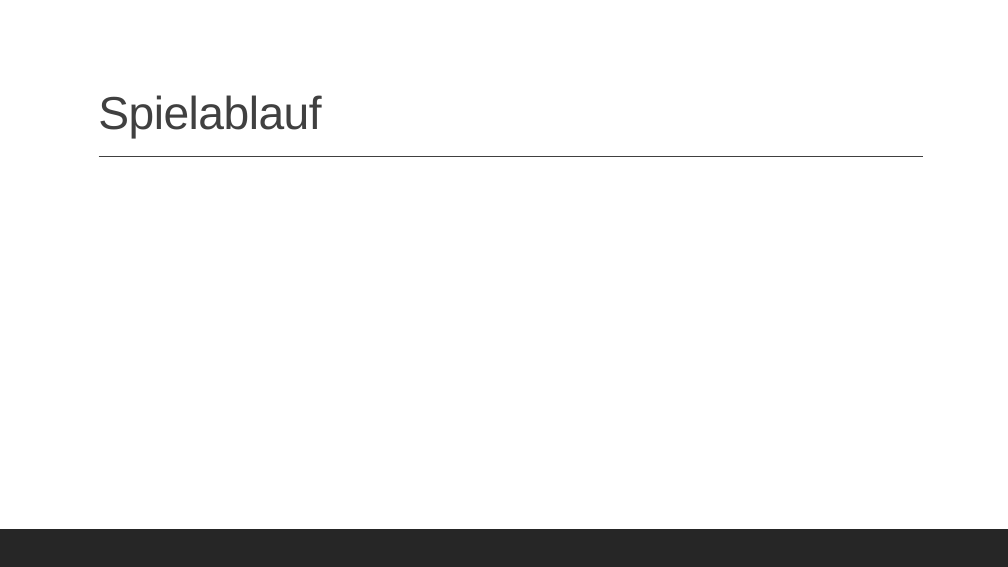
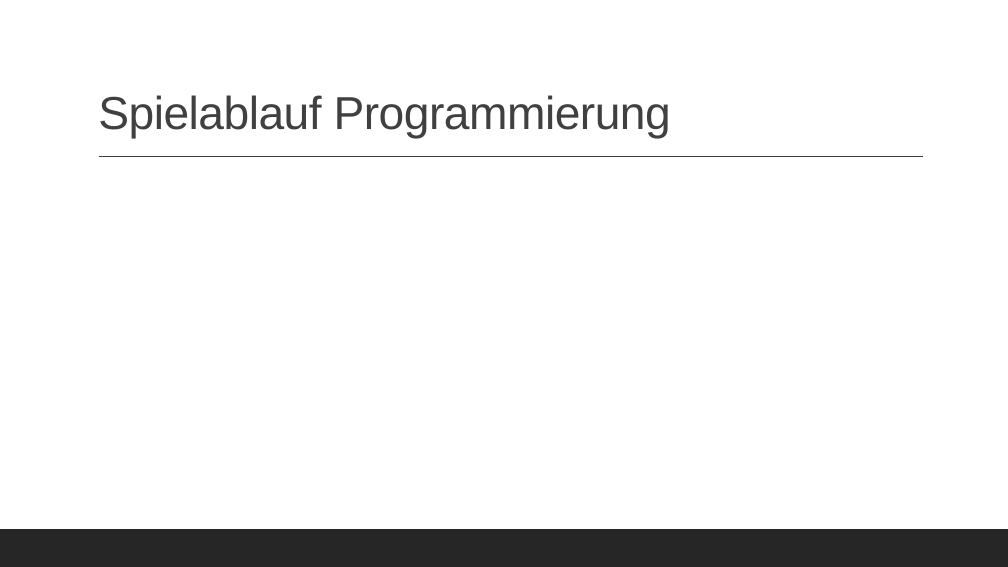
Before and after one commit to KraupaMario/DV-Projekt, a slide deck: slide 6 of 4_Praesentation/DV-Projekt.pptx (slide 4 before the commit). Drawn at 1008x567 pixels with LibreOffice and Linux fonts; fonts in the diff are those of the drawing. Boxes give left, top, right and bottom in pixels: in the first picture for what was removed or moved away, otherwise in the second. Text is boxed around its words. In the diff, an @@ line names an element or a change of style, - is before the commit and + after.

```diff
--- a/4_Praesentation/DV-Projekt.pptx
+++ b/4_Praesentation/DV-Projekt.pptx
@@ title at [98,95,671,139]: text changed @@
-Spielablauf
+Spielablauf Programmierung
```
Also in this commit, not shown: 3 other slides changed, 5 slides added, 2 slides removed, 2 other files.
